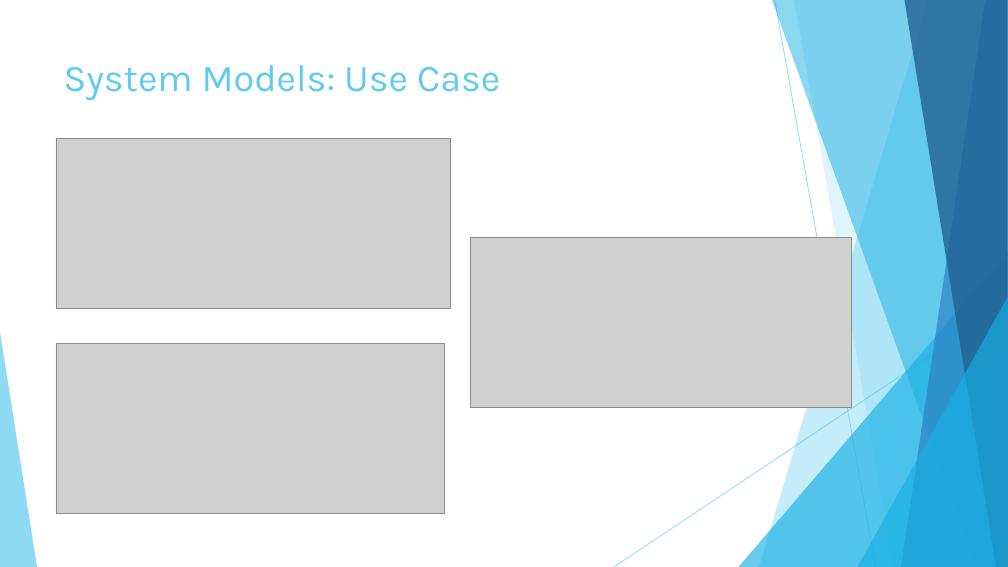
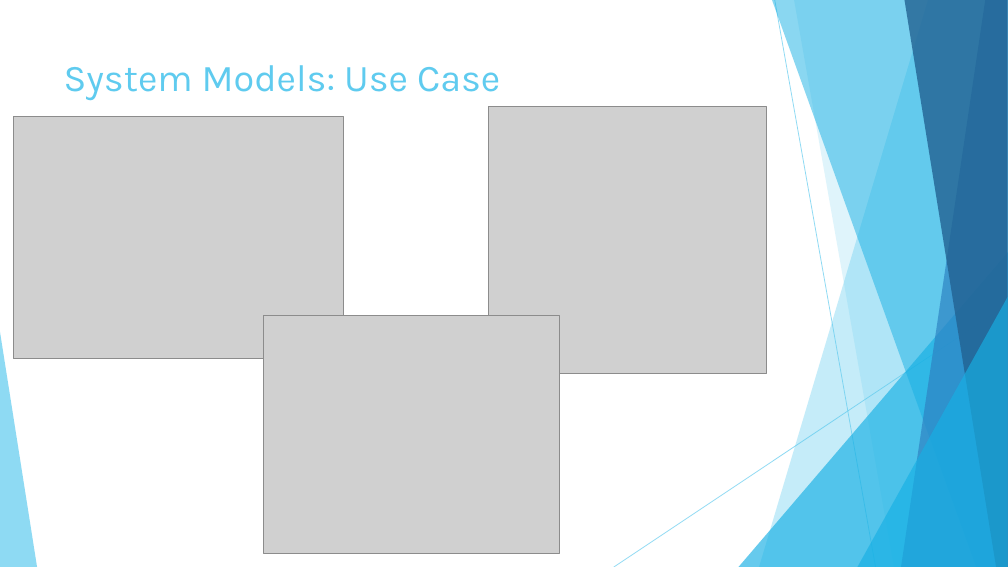
Before and after one commit to KodeFu/cse682, a slide deck: slide 17 of Test Framework Midterm Presentation 001.pptx. Drawn at 1008x567 pixels with LibreOffice and Linux fonts; fonts in the diff are those of the drawing; grey boxes stand for pictures. Boxes give left, top, right and bottom in pixels: in the first picture for what was removed or moved away, otherwise in the second. Text is boxed around its words. In the diff, an @@ line names an element or a change of style, - is before the commit and + after.

```diff
--- a/Test Framework Midterm Presentation 001.pptx
+++ b/Test Framework Midterm Presentation 001.pptx
@@ picture added at bbox=[14, 116, 343, 359] @@
@@ picture added at bbox=[488, 107, 767, 374] @@
@@ picture removed at bbox=[56, 138, 450, 309] @@
@@ picture removed at bbox=[471, 237, 852, 408] @@
@@ picture added at bbox=[264, 315, 560, 553] @@
@@ picture removed at bbox=[56, 344, 445, 514] @@
```
Also in this commit, not shown: 1 other slide changed, 1 other file.
